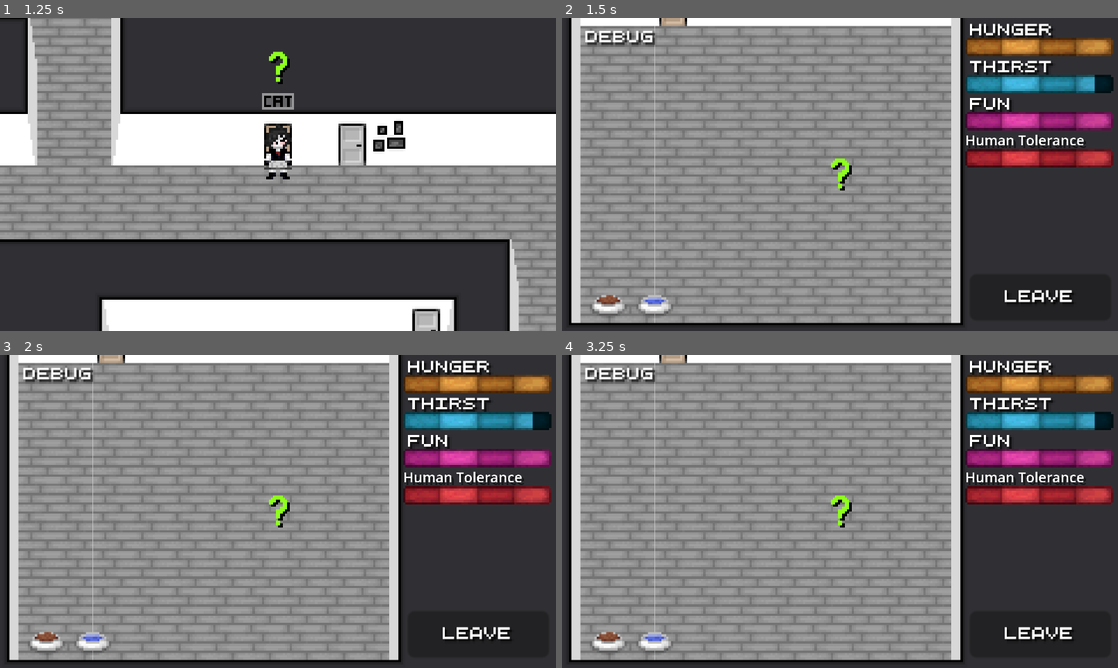
Above: before the commit, frames 1-4 (two rows, left to right).
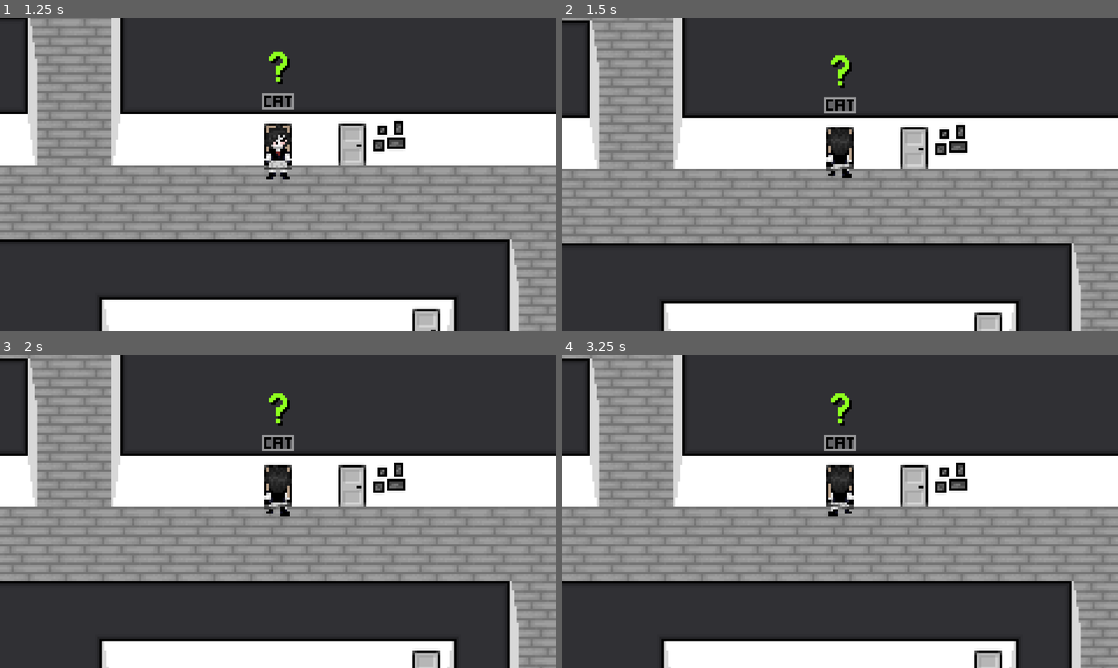
Above: after the commit, the same moments.

Repository: Theooolone/m-game
Game: Godot game, scene res://scenes/catsim/cat_sim.tscn
Two runs of this game, one before a commit and one after it. Both use one fixed random seed, a clock stepped at 60 frames per second and the inputs below. This scene is started directly instead of the project's main scene.
Inputs (mouse positions are in pixels of both pictures, inside the frame that each line leads up to):
- Up to frame 1 (1.25 s): click "Leave" at 0.5 s
- Up to frame 2 (1.5 s): tap Enter at 1.25 s; hold W (up) from 1.28 s (still down); tap E (interact) at 1.35 s
- Up to frame 3 (2 s): keep holding W (up)
- Up to frame 4 (3.25 s): release W (up) at 2 s; click (1040, 633) at 2 s, where only the run before the commit has a clickable "Leave"; tap Space at 2.75 s; hold W (up) from 2.78 s (still down); tap E (interact) at 2.85 s

Frame 1 is identical in both runs. In frame 2, 79% of the frame differs, in the area x 0-100%, y 0-100%; in frame 3, 79%; in frame 4, 79%.

Commit message:
Moved scene changing logic to global script

Diff:
--- a/scripts/change_scene.gd
+++ b/scripts/change_scene.gd
@@ -21,9 +21,10 @@
 # Called every frame. 'delta' is the elapsed time since the previous frame.
 func _process(_delta):
 	if inrange and Input.is_action_just_pressed("interact"):
-		var scene_instance = load(scene_path).instantiate()
-		get_node("/root").add_child(scene_instance)
-		get_parent().queue_free()
+		Global.change_scene(scene_path)
+		#var scene_instance = load(scene_path).instantiate()
+		#get_node("/root").add_child(scene_instance)
+		#get_parent().queue_free()
 
 
 
--- a/scripts/global.gd
+++ b/scripts/global.gd
@@ -18,7 +18,15 @@
 
 var times_opened = config.get_value("misc","times_opened",0)+1
 
+var main_node
+var scene_node
+
 func _ready():
+	if get_node("/root/Main"):
+		main_node = get_node("/root/Main")
+		if main_node.get_node("Room"):
+			scene_node = main_node.get_node("Room")
+
 	config.set_value("misc", "times_opened", times_opened)
 	config.save(configpath)
 
@@ -31,3 +39,13 @@
 			DisplayServer.window_set_mode(DisplayServer.WINDOW_MODE_MAXIMIZED)
 		else:
 			DisplayServer.window_set_mode(DisplayServer.WINDOW_MODE_FULLSCREEN)
+
+func change_scene(scene_path, music_path = null):
+	if not main_node: return
+	if scene_node:
+		scene_node.queue_free()
+	var scene_instance = load(scene_path).instantiate()
+	main_node.add_child(scene_instance)
+	if music_path:
+		var music_asset = load(music_path)
+		main_node.get_node("Music").stream = music_asset
